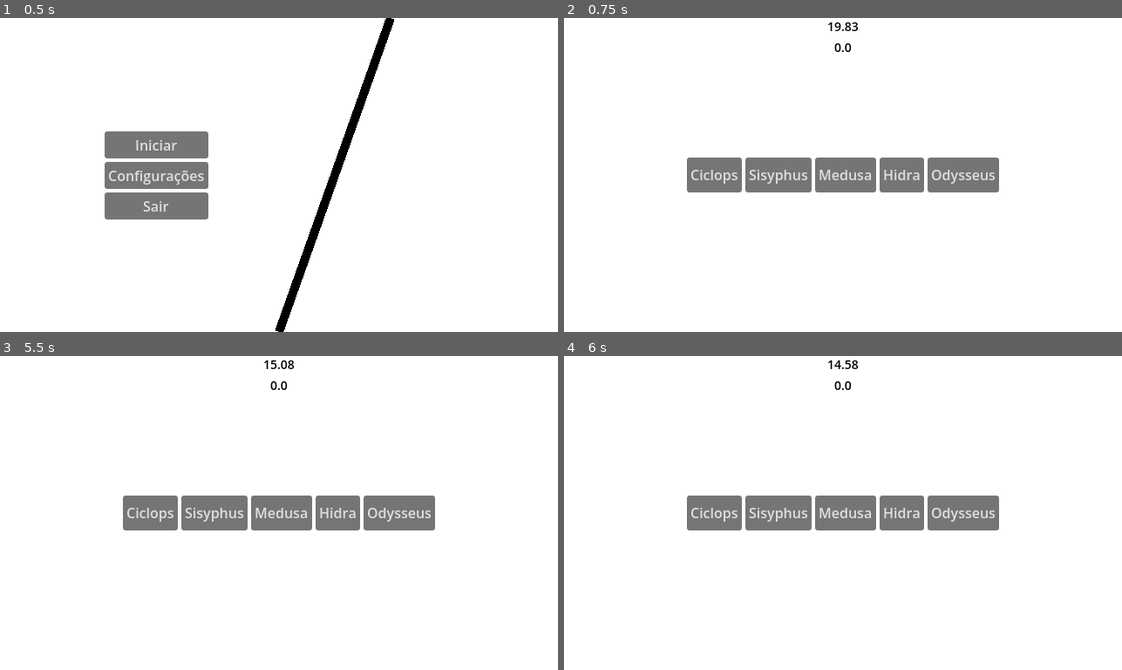
Above: before the commit, frames 1-4 (two rows, left to right).
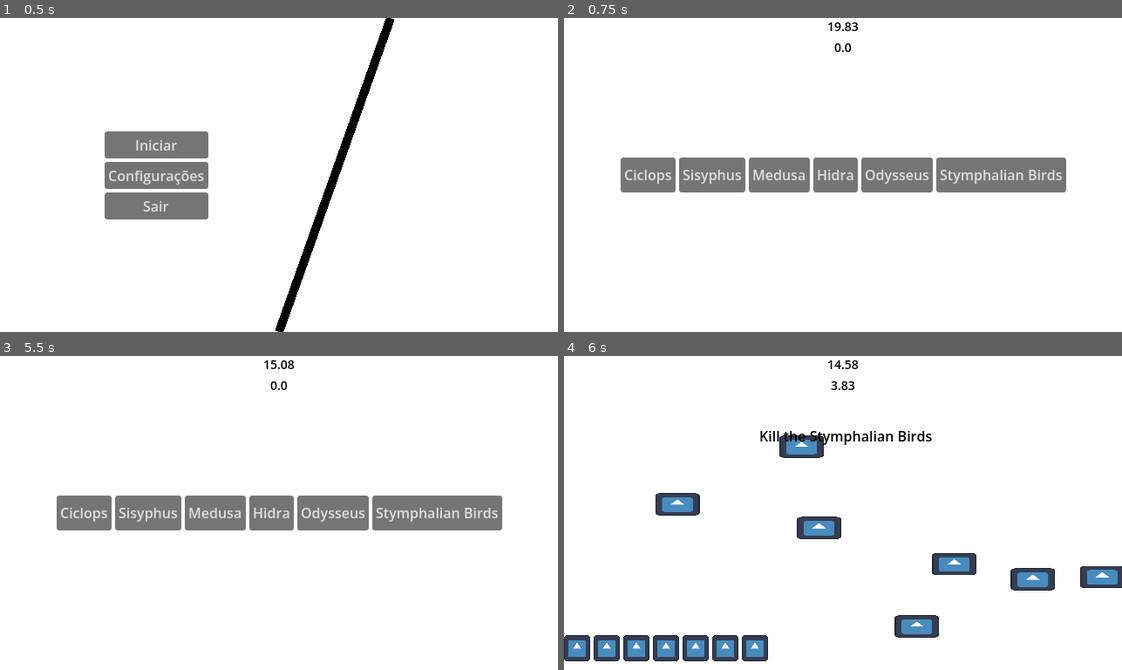
Above: after the commit, the same moments.

Repository: Magistratus-Studio/gmtk
Game: Godot game, scene res://Cenas/minigame_manager_scene.tscn
Same seed, same stepped clock (60 frames per second), same inputs: the game is played once before the commit and once after it. The engine's default icon, where the game draws it, is replaced by a stand-in: a white triangle on a blue panel in a dark square.
Inputs (mouse positions are in pixels of both pictures, inside the frame that each line leads up to):
- Up to frame 1 (0.5 s): no input
- Up to frame 2 (0.75 s): click "Iniciar" at 0.5 s
- Up to frame 3 (5.5 s): click "Ciclops" at 1.25 s; click (279, 600) at 2 s; move the mouse to (401, 497) at 2.77 s; press the mouse at (401, 497) at 2.78 s; move the mouse to (167, 528) at 3.52 s; release the mouse at (167, 528) at 3.53 s; click (167, 528) at 3.6 s; move the mouse to (334, 443) at 4.27 s; press the mouse at (334, 443) at 4.28 s; move the mouse to (251, 575) at 5.02 s; release the mouse at (251, 575) at 5.03 s; click (251, 575) at 5.1 s
- Up to frame 4 (6 s): click (999, 513) at 5.75 s, where only the run after the commit has a clickable "Stymphalian Birds"

Frame 1 is identical in both runs. In frame 2, 4.0% of the frame differs, in the area x 10-90%, y 44-56%; in frame 3, 4.0%; in frame 4, 12%, in the area x 0-100%, y 8-98%.

Commit message:
feat: minigame da ave de estinfalo

Diff:
--- /dev/null
+++ b/gmtk/Cenas/Minijogos/Aves/ave.gd
@@ -0,0 +1,27 @@
+extends Sprite2D
+
+signal abatido(ave: Sprite2D)
+
+@export var velocidade: float = 100.0
+var direcao: Vector2 = Vector2.ZERO
+@onready var tamanho_tela: Vector2 = get_viewport_rect().size
+
+func _ready() -> void:
+	direcao = Vector2.RIGHT.rotated(randf_range(0, TAU))
+
+func _process(delta: float) -> void:
+	global_position += direcao * velocidade * delta
+
+	global_position.x = clamp(global_position.x, 0, tamanho_tela.x)
+	global_position.y = clamp(global_position.y, 100, tamanho_tela.y - 50)
+
+func _on_timer_movimento_timeout() -> void:
+	direcao = Vector2.RIGHT.rotated(randf_range(0, TAU))
+	rotation = direcao.angle()
+
+func _on_area_2d_input_event(_viewport: Node, event: InputEvent, _shape_idx: int) -> void:
+	if event.is_action_pressed("clique_esquerdo"):
+		abatido.emit(self)
+
+func _on_area_2d_area_entered(_area: Area2D) -> void:
+	direcao *= -1
--- /dev/null
+++ b/gmtk/Cenas/Minijogos/Aves/ave.tscn
@@ -0,0 +1,26 @@
+[gd_scene format=3 uid="uid://b1s8y1sijb28g"]
+
+[ext_resource type="Script" uid="uid://bty2tj5v1pqfk" path="res://Cenas/Minijogos/Aves/ave.gd" id="1_jaum2"]
+[ext_resource type="Texture2D" uid="uid://bc1ayuixxupfe" path="res://icon.svg" id="2_50mj0"]
+
+[sub_resource type="RectangleShape2D" id="RectangleShape2D_otrat"]
+size = Vector2(160.00003, 160.00003)
+
+[node name="Ave" type="Sprite2D" unique_id=1309275085]
+scale = Vector2(0.4, 0.2)
+texture = ExtResource("2_50mj0")
+script = ExtResource("1_jaum2")
+
+[node name="Area2D" type="Area2D" parent="." unique_id=576022189]
+
+[node name="CollisionShape2D" type="CollisionShape2D" parent="Area2D" unique_id=1487349383]
+position = Vector2(-1.4305106e-06, -2.9802318e-06)
+scale = Vector2(0.99999964, 0.99999964)
+shape = SubResource("RectangleShape2D_otrat")
+
+[node name="TimerMovimento" type="Timer" parent="." unique_id=2123944204]
+autostart = true
+
+[connection signal="area_entered" from="Area2D" to="." method="_on_area_2d_area_entered"]
+[connection signal="input_event" from="Area2D" to="." method="_on_area_2d_input_event"]
+[connection signal="timeout" from="TimerMovimento" to="." method="_on_timer_movimento_timeout"]
--- /dev/null
+++ b/gmtk/Cenas/Minijogos/Aves/aves_estifalo.gd
@@ -0,0 +1,27 @@
+extends MinigameBase
+
+var vitoria: int = 0
+
+@export var contador_aves: HBoxContainer
+@export var container_aves: Node2D
+@onready var tamanho_tela: Vector2 = get_viewport_rect().size
+
+func iniciar() -> void:
+	super.iniciar()
+
+	for ave in container_aves.get_children():
+		ave.abatido.connect(_on_ave_abatido)
+		ave.global_position.x = randf_range(0, tamanho_tela.x)
+		ave.global_position.y = randf_range(100, tamanho_tela.y - 50)
+
+func verificar_sucesso() -> bool:
+	if vitoria == 7:
+		minigame_concluido.emit(true)
+		return true
+	minigame_concluido.emit(false)
+	return false
+
+func _on_ave_abatido(ave: Sprite2D) -> void:
+	ave.queue_free()
+	vitoria += 1
+	contador_aves.get_child(0).queue_free()
--- /dev/null
+++ b/gmtk/Cenas/Minijogos/Aves/aves_estifalo.tscn
@@ -0,0 +1,115 @@
+[gd_scene format=3 uid="uid://bgwj7u2ooc3w3"]
+
+[ext_resource type="Script" uid="uid://c26rpo23s7nk4" path="res://Cenas/Minijogos/Aves/aves_estifalo.gd" id="1_nind8"]
+[ext_resource type="Texture2D" uid="uid://bc1ayuixxupfe" path="res://icon.svg" id="2_t457u"]
+[ext_resource type="PackedScene" uid="uid://b1s8y1sijb28g" path="res://Cenas/Minijogos/Aves/ave.tscn" id="3_gq1w6"]
+
+[sub_resource type="LabelSettings" id="LabelSettings_t457u"]
+font_color = Color(0, 0, 0, 1)
+
+[node name="AvesEstifalo" type="Control" unique_id=1117180481 node_paths=PackedStringArray("contador_aves", "container_aves")]
+layout_mode = 3
+anchors_preset = 15
+anchor_right = 1.0
+anchor_bottom = 1.0
+grow_horizontal = 2
+grow_vertical = 2
+mouse_filter = 2
+script = ExtResource("1_nind8")
+contador_aves = NodePath("ContadorAves")
+container_aves = NodePath("AvesContainer")
+metadata/_custom_type_script = "uid://brfp8a3wxvhfk"
+
+[node name="Fundo" type="ColorRect" parent="." unique_id=829709209]
+layout_mode = 1
+anchors_preset = 15
+anchor_right = 1.0
+anchor_bottom = 1.0
+grow_horizontal = 2
+grow_vertical = 2
+mouse_filter = 2
+
+[node name="TimerAves" type="Timer" parent="." unique_id=1977639142]
+autostart = true
+
+[node name="ContadorAves" type="HBoxContainer" parent="." unique_id=1768606839]
+layout_mode = 1
+anchors_preset = 2
+anchor_top = 1.0
+anchor_bottom = 1.0
+offset_top = -40.0
+offset_right = 40.0
+grow_vertical = 0
+mouse_filter = 2
+
+[node name="IconeAve" type="TextureRect" parent="ContadorAves" unique_id=1323893650]
+custom_maximum_size = Vector2(30, 30)
+layout_mode = 2
+texture = ExtResource("2_t457u")
+
+[node name="IconeAve2" type="TextureRect" parent="ContadorAves" unique_id=220364129]
+custom_maximum_size = Vector2(30, 30)
+layout_mode = 2
+texture = ExtResource("2_t457u")
+
+[node name="IconeAve3" type="TextureRect" parent="ContadorAves" unique_id=1787604056]
+custom_maximum_size = Vector2(30, 30)
+layout_mode = 2
+texture = ExtResource("2_t457u")
+
+[node name="IconeAve4" type="TextureRect" parent="ContadorAves" unique_id=1113617508]
+custom_maximum_size = Vector2(30, 30)
+layout_mode = 2
+texture = ExtResource("2_t457u")
+
+[node name="IconeAve5" type="TextureRect" parent="ContadorAves" unique_id=1506986974]
+custom_maximum_size = Vector2(30, 30)
+layout_mode = 2
+texture = ExtResource("2_t457u")
+
+[node name="IconeAve6" type="TextureRect" parent="ContadorAves" unique_id=867200127]
+custom_maximum_size = Vector2(30, 30)
+layout_mode = 2
+texture = ExtResource("2_t457u")
+
+[node name="IconeAve7" type="TextureRect" parent="ContadorAves" unique_id=1888748772]
+custom_maximum_size = Vector2(30, 30)
+layout_mode = 2
+texture = ExtResource("2_t457u")
+
+[node name="AvesContainer" type="Node2D" parent="." unique_id=719805885]
+
+[node name="Ave" parent="AvesContainer" unique_id=1179419101 instance=ExtResource("3_gq1w6")]
+position = Vector2(184, 200)
+
+[node name="Ave2" parent="AvesContainer" unique_id=1309275085 instance=ExtResource("3_gq1w6")]
+position = Vector2(184, 200)
+
+[node name="Ave3" parent="AvesContainer" unique_id=529720880 instance=ExtResource("3_gq1w6")]
+position = Vector2(184, 200)
+
+[node name="Ave4" parent="AvesContainer" unique_id=1241573381 instance=ExtResource("3_gq1w6")]
+position = Vector2(184, 200)
+
+[node name="Ave5" parent="AvesContainer" unique_id=536327081 instance=ExtResource("3_gq1w6")]
+position = Vector2(184, 200)
+
+[node name="Ave6" parent="AvesContainer" unique_id=1946791120 instance=ExtResource("3_gq1w6")]
+position = Vector2(184, 200)
+
+[node name="Ave7" parent="AvesContainer" unique_id=717440160 instance=ExtResource("3_gq1w6")]
+position = Vector2(184, 200)
+
+[node name="Titulo" type="Label" parent="." unique_id=1198649275]
+layout_mode = 1
+anchors_preset = -1
+anchor_left = 0.35
+anchor_top = 0.22200002
+anchor_right = 0.66137505
+anchor_bottom = 0.28622222
+offset_top = 0.0799942
+offset_right = 199.0
+offset_bottom = 23.079994
+text = "Kill the Stymphalian Birds"
+label_settings = SubResource("LabelSettings_t457u")
+metadata/_edit_use_anchors_ = true
--- a/gmtk/Cenas/minigame_manager_scene.tscn
+++ b/gmtk/Cenas/minigame_manager_scene.tscn
@@ -17,6 +17,7 @@
 anchor_bottom = 1.0
 grow_horizontal = 2
 grow_vertical = 2
+mouse_filter = 1
 script = ExtResource("1_sw5qv")
 timer_principal = NodePath("TimerPrincipal")
 timer_minigame = NodePath("TimerMinigame")
@@ -41,12 +42,14 @@
 anchor_bottom = 1.0
 grow_horizontal = 2
 grow_vertical = 2
+mouse_filter = 1
 
 [node name="HudTimers" type="Control" parent="." unique_id=1847154290]
 layout_mode = 1
 anchors_preset = 10
 anchor_right = 1.0
 grow_horizontal = 2
+mouse_filter = 2
 
 [node name="VBoxContainer2" type="VBoxContainer" parent="HudTimers" unique_id=417430033]
 layout_mode = 1
--- a/gmtk/Cenas/seletor_caminho.tscn
+++ b/gmtk/Cenas/seletor_caminho.tscn
@@ -6,6 +6,7 @@
 [ext_resource type="PackedScene" uid="uid://d2yt5lwvfw3uh" path="res://Cenas/Minijogos/Medusa/Medusa.tscn" id="4_hej73"]
 [ext_resource type="PackedScene" uid="uid://bjculms3pwg2t" path="res://Cenas/Minijogos/Hidra/hidra.tscn" id="5_y1mm1"]
 [ext_resource type="PackedScene" uid="uid://d3sot5xgqkdv8" path="res://Cenas/Minijogos/Arco/arco_odisseu.tscn" id="6_ipbtg"]
+[ext_resource type="PackedScene" uid="uid://bgwj7u2ooc3w3" path="res://Cenas/Minijogos/Aves/aves_estifalo.tscn" id="7_tck4q"]
 
 [node name="SeletorCaminho" type="Control" unique_id=188329596 groups=["seletor"]]
 layout_mode = 3
@@ -20,6 +21,7 @@
 medusa = ExtResource("4_hej73")
 hidra = ExtResource("5_y1mm1")
 odisseu = ExtResource("6_ipbtg")
+estifalo = ExtResource("7_tck4q")
 
 [node name="Fundo" type="ColorRect" parent="." unique_id=155421700]
 layout_mode = 1
@@ -63,9 +65,14 @@
 layout_mode = 2
 text = "Odysseus"
 
+[node name="Button6" type="Button" parent="HBoxContainer" unique_id=1307272822]
+layout_mode = 2
+text = "Stymphalian Birds"
+
 [connection signal="tree_exited" from="." to="." method="_on_tree_exited"]
 [connection signal="pressed" from="HBoxContainer/Button" to="." method="_on_button_pressed"]
 [connection signal="pressed" from="HBoxContainer/Button2" to="." method="_on_button_2_pressed"]
 [connection signal="pressed" from="HBoxContainer/Button3" to="." method="_on_button_3_pressed"]
 [connection signal="pressed" from="HBoxContainer/Button4" to="." method="_on_button_4_pressed"]
 [connection signal="pressed" from="HBoxContainer/Button5" to="." method="_on_button_5_pressed"]
+[connection signal="pressed" from="HBoxContainer/Button6" to="." method="_on_button_6_pressed"]
--- a/gmtk/Scripts/seletor_caminho.gd
+++ b/gmtk/Scripts/seletor_caminho.gd
@@ -6,6 +6,7 @@
 @export var medusa: PackedScene
 @export var hidra: PackedScene
 @export var odisseu: PackedScene
+@export var estifalo: PackedScene
 
 func _on_button_2_pressed() -> void:
 	minigame_selecionado.emit(sisifus)
@@ -21,3 +22,6 @@
 
 func _on_button_5_pressed() -> void:
 	minigame_selecionado.emit(odisseu)
+
+func _on_button_6_pressed() -> void:
+	minigame_selecionado.emit(estifalo)
Not shown, added: gmtk/Cenas/Minijogos/Aves/ave.gd.uid
Not shown, added: gmtk/Cenas/Minijogos/Aves/aves_estifalo.gd.uid
